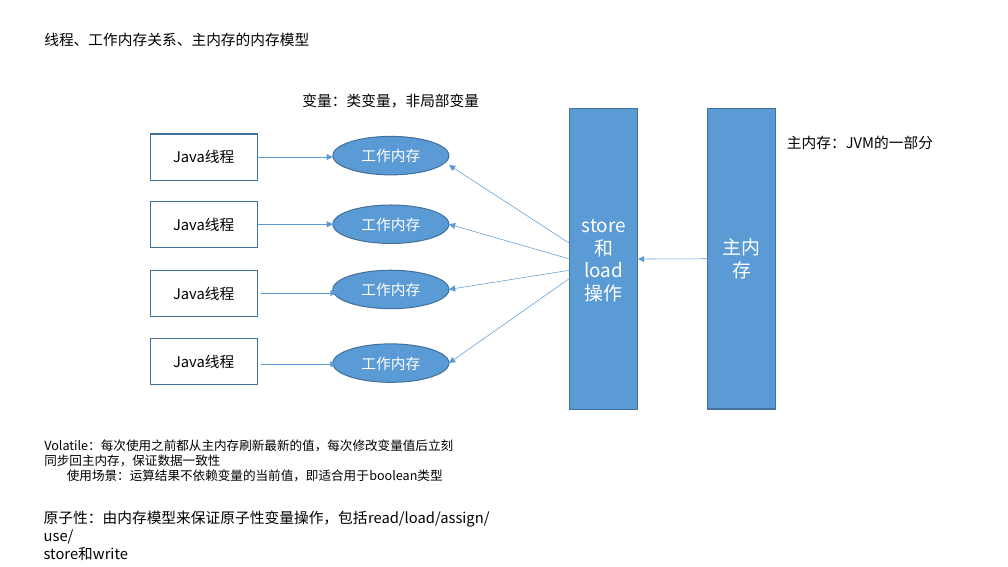
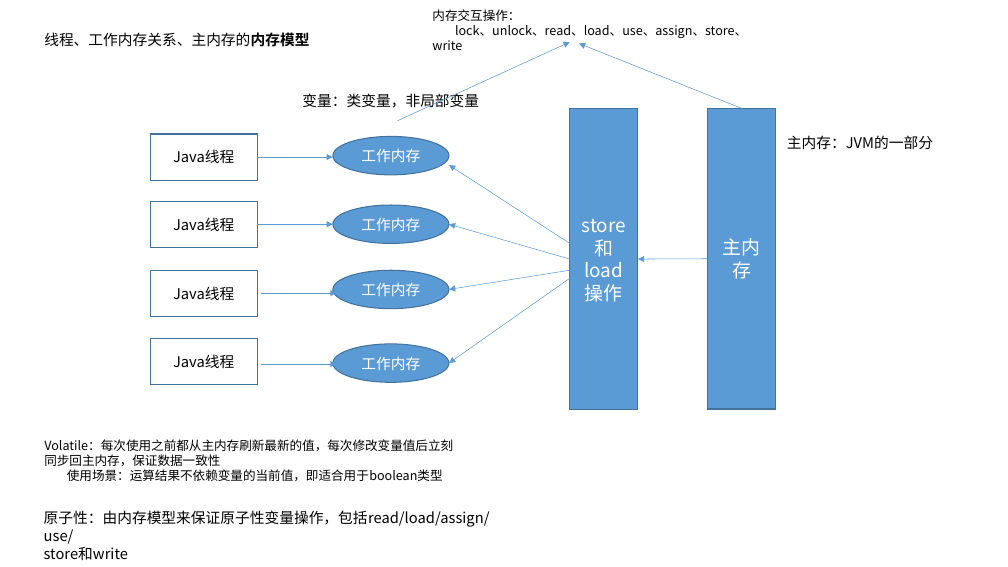
Before and after one commit to dengboyu/future, a slide deck: slide 6 of doc/doc.pptx. Drawn at 1008x567 pixels with LibreOffice and Linux fonts; fonts in the diff are those of the drawing. Boxes give left, top, right and bottom in pixels: in the first picture for what was removed or moved away, otherwise in the second. Text is boxed around its words. In the diff, an @@ line names an element or a change of style, - is before the commit and + after.

```diff
--- a/doc/doc.pptx
+++ b/doc/doc.pptx
@@ text "线程、工作内存关系、主内存的内存模型" at (x1=44, y1=32, x2=309, y2=47): bold on in "线程、工作内存关系、主内存的内存模型" @@
@@ text added at (x1=432, y1=9, x2=747, y2=50), 12 pt, text #000000 @@
+内存交互操作：
+lock、unlock、read、load、use、assign、store、write
@@ arrow added from (398, 121) to (570, 42), #5B9BD5 0.5 pt @@
@@ arrow added from (742, 108) to (579, 43), #5B9BD5 0.5 pt @@
```
Also in this commit, not shown: 2 other slides changed, 1 slide added, 6 other files.
